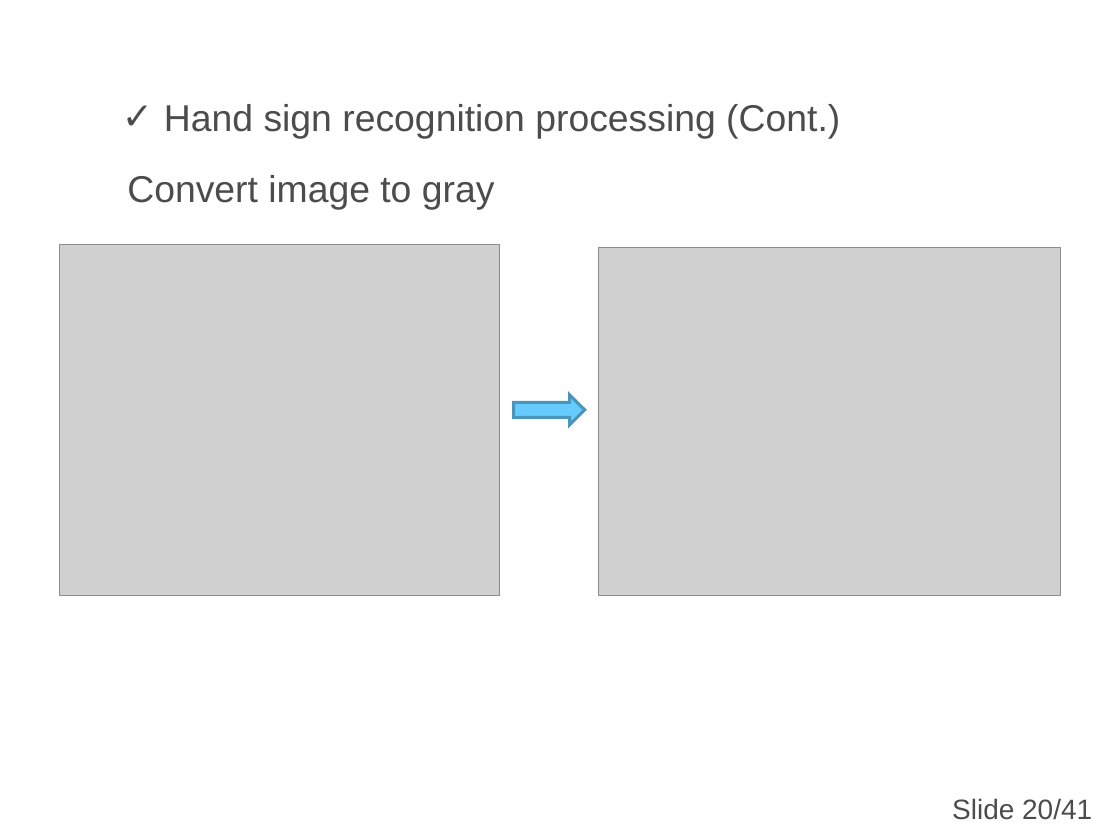
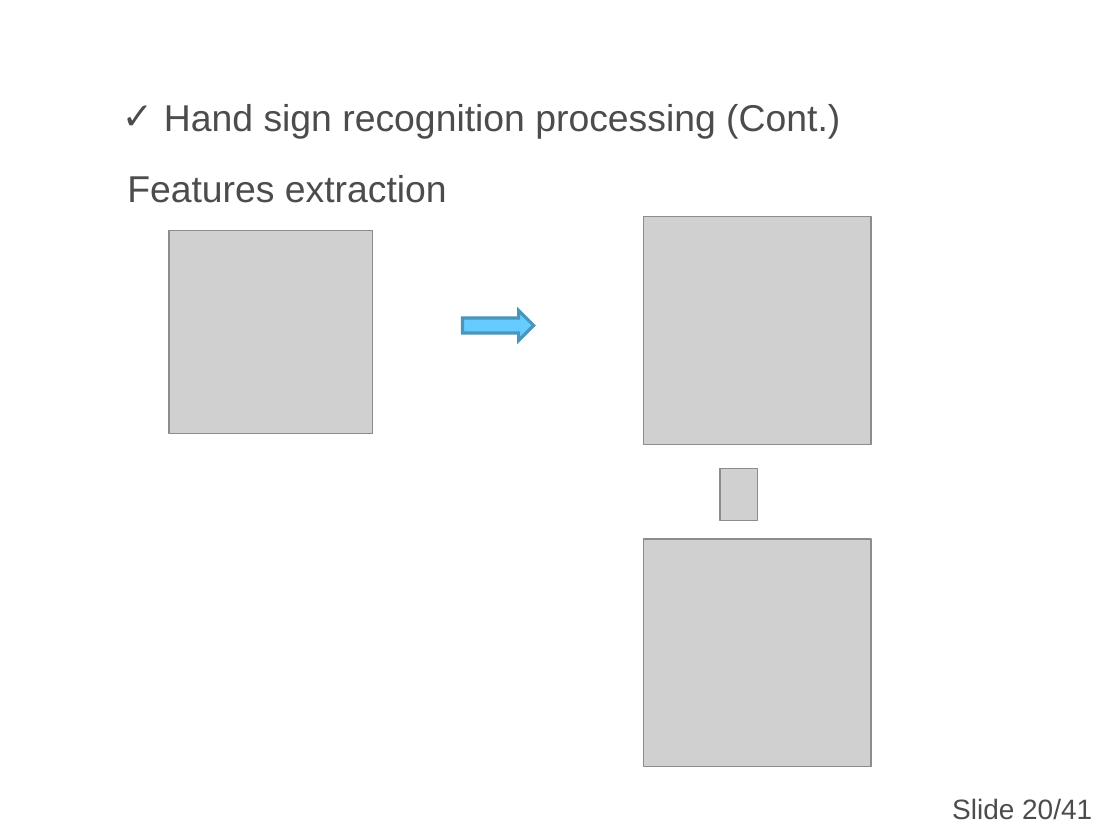
Before and after one commit to nicknguyen071093/CapstoneProject, a slide deck: slide 22 of Baocao/1007/Tan/CapstoneProject.ppt (slide 20 before the commit). Drawn at 1120x840 pixels with LibreOffice and Linux fonts; fonts in the diff are those of the drawing; grey boxes stand for pictures; background and template pictures are left out. Boxes give left, top, right and bottom in pixels: in the first picture for what was removed or moved away, otherwise in the second. Text is boxed around its words. In the diff, an @@ line names an element or a change of style, - is before the commit and + after.

```diff
--- a/Baocao/1007/Tan/CapstoneProject.ppt
+++ b/Baocao/1007/Tan/CapstoneProject.ppt
@@ text at <box>127,175,447,203</box>: text changed @@
-Convert image to gray
+Features extraction
@@ picture: place and size @@
-picture at <box>59,245,500,596</box>
+picture at <box>169,231,373,435</box>
@@ picture added at <box>643,216,870,444</box> @@
@@ right arrow: place and size @@
-right arrow at <box>514,395,585,426</box>
+right arrow at <box>463,310,534,340</box>
@@ right arrow at <box>463,310,534,340</box>: proportions changed @@
@@ picture: place and size @@
-picture at <box>599,248,1061,596</box>
+picture at <box>720,468,757,520</box>
@@ picture added at <box>643,539,870,766</box> @@
```
Also in this commit, not shown: 3 other slides changed, 2 slides added, 5 slides removed.
